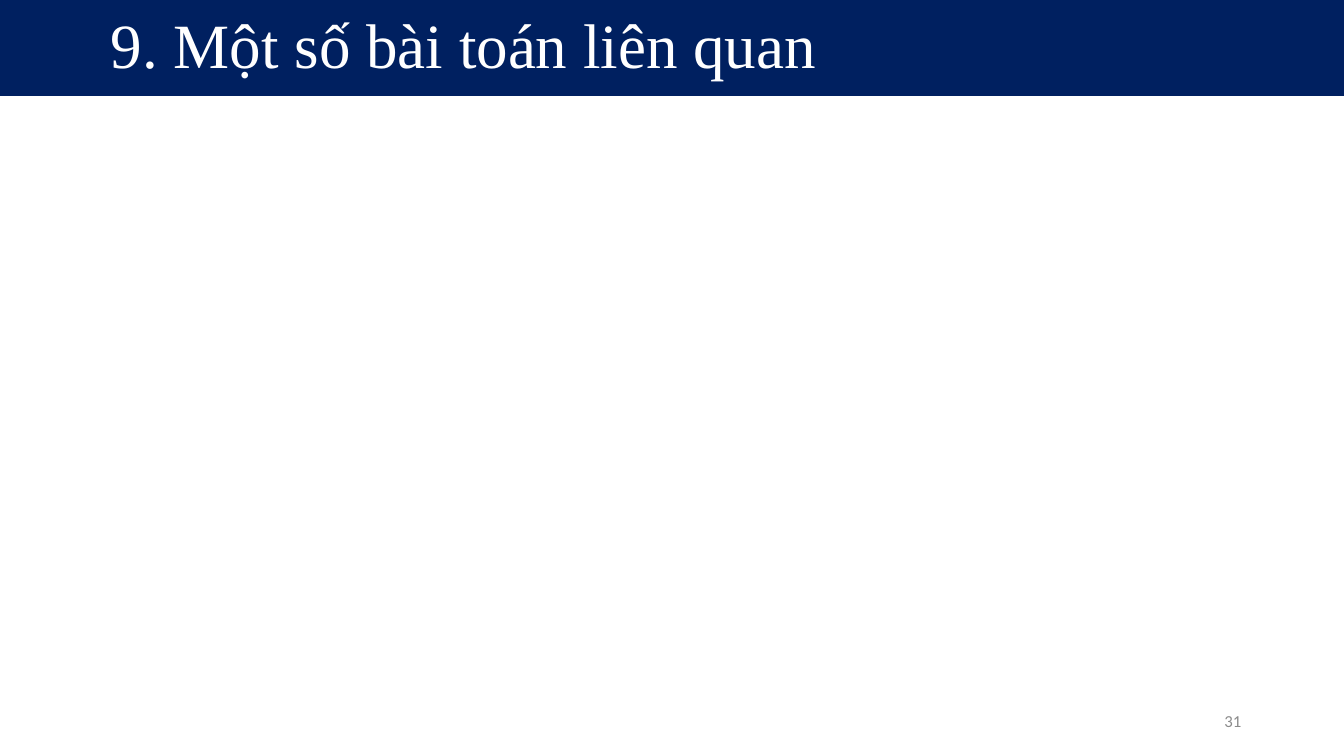
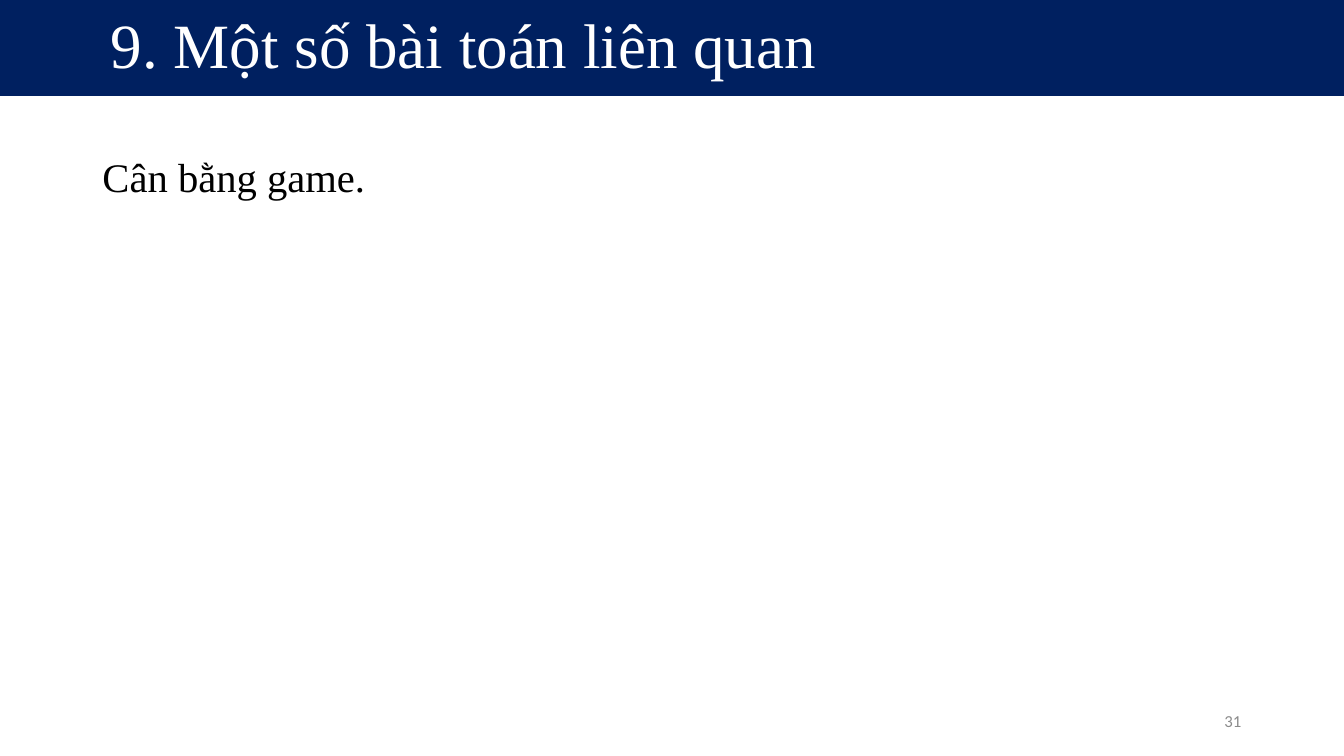
Before and after one commit to kieuconghau/lthdt-18clc1-09, a slide deck: slide 31 of Design Patterns/Design Patterns [Official]/Visitor/Visitor Design Pattern [Official].pptx. Drawn at 1344x756 pixels with LibreOffice and Linux fonts; fonts in the diff are those of the drawing. Boxes give left, top, right and bottom in pixels: in the first picture for what was removed or moved away, otherwise in the second. Text is boxed around its words. In the diff, an @@ line names an element or a change of style, - is before the commit and + after.

```diff
--- a/Design Patterns/Design Patterns [Official]/Visitor/Visitor Design Pattern [Official].pptx
+++ b/Design Patterns/Design Patterns [Official]/Visitor/Visitor Design Pattern [Official].pptx
@@ text added at (102, 162, 365, 200), 29 pt, text #000000 @@
+Cân bằng game.
```
Also in this commit, not shown: 3 other slides changed, 2 slides added, 1 slide removed, 5 other files.
